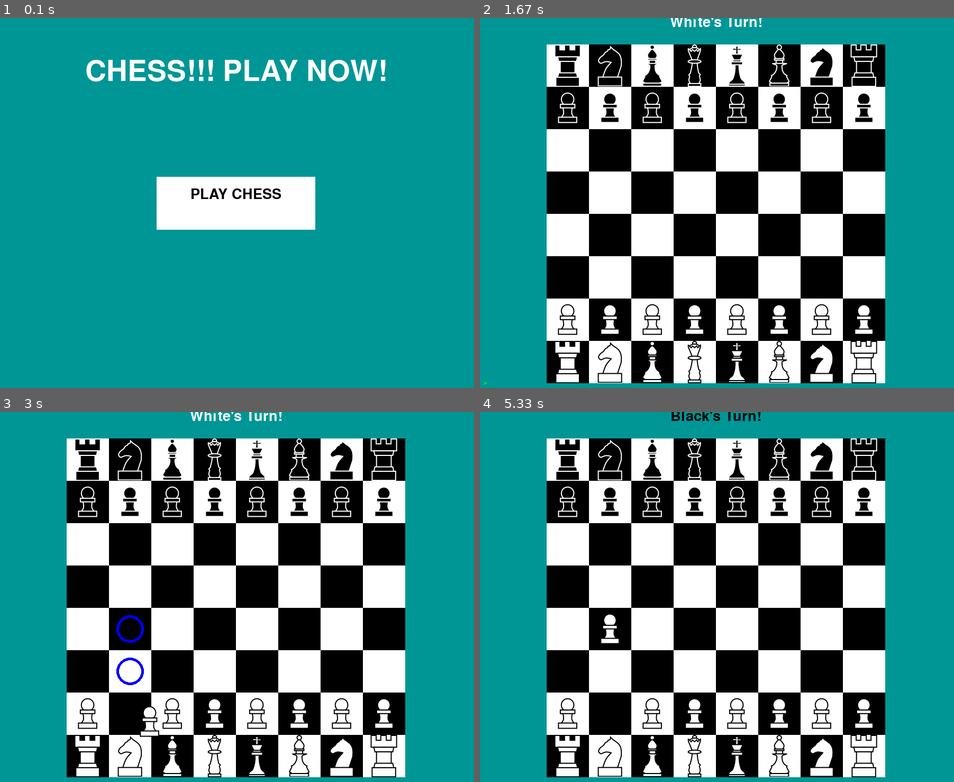
Above: before the commit, frames 1-4 (two rows, left to right).
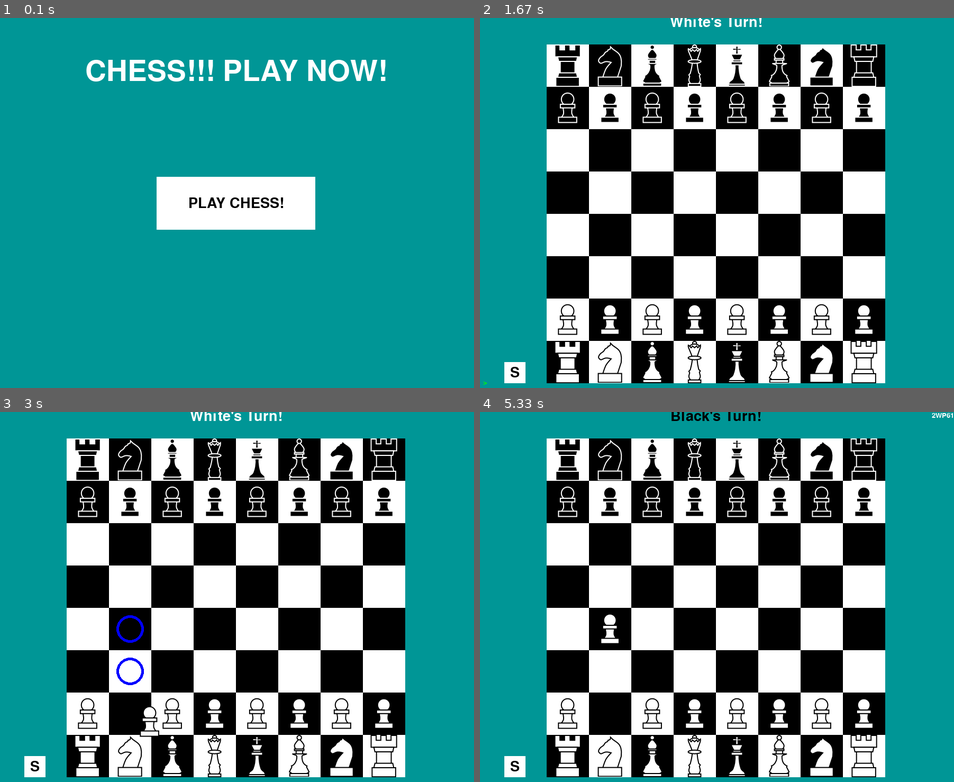
Above: after the commit, the same moments.

Repository: LJPCODESTUDIO/Pygame-Chess
Game: pygame game, started from main.py
Two runs of this game, one before a commit and one after it. Both use one fixed random seed, a clock stepped at 60 frames per second and the inputs below.
Inputs (mouse positions are in pixels of both pictures, inside the frame that each line leads up to):
- Up to frame 1 (0.1 s): no input
- Up to frame 2 (1.67 s): press the mouse at (717, 203) at 0.37 s; move the mouse to (745, 151) at 0.47 s; release the mouse at (773, 103) at 0.6 s; tap / at 0.67 s; hold Backspace 1-1.53 s; press the mouse at (717, 203) at 1.6 s
- Up to frame 3 (3 s): move the mouse to (293, 582) at 1.7 s; release the mouse at (350, 567) at 1.83 s; click (146, 722) at 1.95 s; press the mouse at (146, 722) at 2.27 s; move the mouse to (142, 648) at 2.37 s; release the mouse at (132, 574) at 2.5 s; tap Enter at 2.57 s; press the mouse at (146, 722) at 2.93 s
- Up to frame 4 (5.33 s): move the mouse to (617, 693) at 3.03 s; release the mouse at (603, 667) at 3.17 s; press the mouse at (626, 722) at 3.27 s; move the mouse to (607, 719) at 3.37 s; release the mouse at (589, 719) at 3.5 s; press the mouse at (626, 722) at 3.6 s; move the mouse to (740, 626) at 3.7 s; release the mouse at (849, 534) at 3.83 s; press the mouse at (626, 722) at 3.93 s; move the mouse to (660, 726) at 4.03 s; release the mouse at (693, 733) at 4.17 s; press the mouse at (626, 722) at 4.27 s; move the mouse to (584, 689) at 4.37 s; release the mouse at (541, 656) at 4.5 s; press the mouse at (626, 722) at 4.6 s; move the mouse to (707, 663) at 4.7 s; release the mouse at (783, 608) at 4.83 s; press the mouse at (626, 722) at 4.93 s; move the mouse to (636, 615) at 5.03 s; release the mouse at (645, 508) at 5.17 s; click (598, 645) at 5.28 s

The runs differ from the first frame. In frame 1, 0.5% of the frame differs, in the area x 39-60%, y 46-52%; in frame 2, 0.3%; in frame 3, 0.3%; in frame 4, 0.3%.

Commit message:
did stuff

Diff:
--- a/main.py
+++ b/main.py
@@ -1,6 +1,8 @@
 import pygame as pg
 import math
 import os
+import json
+import datetime
 
 #Init stuffs
 pg.mixer.init()
@@ -87,14 +89,14 @@
 
 #Global Vars
 grid = [
-    ["BR", "BK", "BF", "BQ", "BG", "BF", "BK", "BR"],
-    ["BP", "BP", "BP", "BP", "BP", "BP", "BP", "BP"],
+    ["1BR", "1BK", "1BF", "BQ", "BG", "2BF", "2BK", "2BR"],
+    ["1BP", "2BP", "3BP", "4BP", "5BP", "6BP", "7BP", "8BP"],
     ["", "", "", "", "", "", "", ""],
     ["", "", "", "", "", "", "", ""],
     ["", "", "", "", "", "", "", ""],
     ["", "", "", "", "", "", "", ""],
-    ["WP", "WP", "WP", "WP", "WP", "WP", "WP", "WP"],
-    ["WR", "WK", "WF", "WQ", "WG", "WF", "WK", "WR"],
+    ["1WP", "2WP", "3WP", "4WP", "5WP", "6WP", "7WP", "8WP"],
+    ["1WR", "1WK", "1WF", "WQ", "WG", "2WF", "2WK", "2WR"],
 ]
 old_grid = [
     ["", "", "", "", "", "", "", ""],
@@ -126,6 +128,25 @@
 ]
 
 
+class button():
+    def __init__(self, pos, size, text, colour):
+        self.pos = pos
+        self.size = size
+        self.text = text
+        self.colour = colour
+
+    def draw(self, screen):
+        pg.draw.rect(screen, self.colour, (self.pos[0], self.pos[1], self.size[0], self.size[1]))
+        text = NORMAL_DEFAULT_FONT.render(self.text, 1, BLACK)
+        screen.blit(text, (self.pos[0]+self.size[0]//2-text.get_width()//2, self.pos[1]+self.size[1]//2-text.get_height()//2))
+
+    def click(self, pos):
+        if self.pos[0] <= pos[0] <= self.pos[0] + self.size[0] and self.pos[1] <= pos[1] <= self.pos[1] + self.size[1]:
+            return True
+        else:
+            return False
+
+
 def reload_assets():
     global SOUNDTRACK
     global GAME_END
@@ -173,6 +194,12 @@
     return val
 
 
+def save(board):
+    time_stamp = datetime.datetime.now()
+    with open(os.path.join("Saves/", f"save-{time_stamp}"), "x") as f:
+        json.dumps(board)
+
+
 #Handle the logic
 def get_tile(x, y, offset_x, offset_y):
     global grid_x
@@ -231,14 +258,14 @@
             ]
     elif command == "restart":
         grid = [
-                ["BR", "BK", "BF", "BQ", "BG", "BF", "BK", "BR"],
-                ["BP", "BP", "BP", "BP", "BP", "BP", "BP", "BP"],
-                ["", "", "", "", "", "", "", ""],
-                ["", "", "", "", "", "", "", ""],
-                ["", "", "", "", "", "", "", ""],
-                ["", "", "", "", "", "", "", ""],
-                ["WP", "WP", "WP", "WP", "WP", "WP", "WP", "WP"],
-                ["WR", "WK", "WF", "WQ", "WG", "WF", "WK", "WR"],
+                ["1BR", "1BK", "1BF", "BQ", "BG", "2BF", "2BK", "2BR"],
+                ["1BP", "2BP", "3BP", "4BP", "5BP", "6BP", "7BP", "8BP"],
+                ["", "", "", "", "", "", "", ""],
+                ["", "", "", "", "", "", "", ""],
+                ["", "", "", "", "", "", "", ""],
+                ["", "", "", "", "", "", "", ""],
+                ["1WP", "2WP", "3WP", "4WP", "5WP", "6WP", "7WP", "8WP"],
+                ["1WR", "1WK", "1WF", "WQ", "WG", "2WF", "2WK", "2WR"],
             ]
     elif command == "fill":
         grid = [
@@ -325,7 +352,7 @@
                 continue
             if "B" in grid[possible_y][possible_x] and "B" in grabbed_unit:
                 continue
-            if "G" in grid[possible_y][possible_x]:
+            if "G" in grid[possible_y][possible_x] and "X" not in grid[possible_y][possible_x]:
                 grid[possible_y][possible_x] = grid[possible_y][possible_x] + "X"
 
     if "Q" in grabbed_unit:
@@ -359,11 +386,11 @@
                     continue
 
                 if "W" in grid[possible_y][possible_x]:
-                    if "B" in grabbed_unit and "G" in grid[possible_y][possible_x]:
+                    if "B" in grabbed_unit and "G" in grid[possible_y][possible_x] and "X" not in grid[possible_y][possible_x]:
                         grid[possible_y][possible_x] = grid[possible_y][possible_x] + "X"
                     break
                 elif "B" in grid[possible_y][possible_x]:
-                    if "W" in grabbed_unit and "G" in grid[possible_y][possible_x]:
+                    if "W" in grabbed_unit and "G" in grid[possible_y][possible_x] and "X" not in grid[possible_y][possible_x]:
                         grid[possible_y][possible_x] = grid[possible_y][possible_x] + "X"
                     break
             direction += 1
@@ -391,11 +418,11 @@
                     continue
 
                 if "W" in grid[possible_y][possible_x]:
-                    if "B" in grabbed_unit and "G" in grid[possible_y][possible_x]:
+                    if "B" in grabbed_unit and "G" in grid[possible_y][possible_x] and "X" not in grid[possible_y][possible_x]:
                         grid[possible_y][possible_x] = grid[possible_y][possible_x] + "X"
                     break
                 elif "B" in grid[possible_y][possible_x]:
-                    if "W" in grabbed_unit and "G" in grid[possible_y][possible_x]:
+                    if "W" in grabbed_unit and "G" in grid[possible_y][possible_x] and "X" not in grid[possible_y][possible_x]:
                         grid[possible_y][possible_x] = grid[possible_y][possible_x] + "X"
                     break
             direction += 1
@@ -416,11 +443,11 @@
                     possible_x = clamp(possible_x - 1, 0, 7)
 
                 if "W" in grid[possible_y][possible_x]:
-                    if "B" in grabbed_unit and "G" in grid[possible_y][possible_x]:
+                    if "B" in grabbed_unit and "G" in grid[possible_y][possible_x] and "X" not in grid[possible_y][possible_x]:
                         grid[possible_y][possible_x] = grid[possible_y][possible_x] + "X"
                     break
                 elif "B" in grid[possible_y][possible_x]:
-                    if "W" in grabbed_unit and "G" in grid[possible_y][possible_x]:
+                    if "W" in grabbed_unit and "G" in grid[possible_y][possible_x] and "X" not in grid[possible_y][possible_x]:
                         grid[possible_y][possible_x] = grid[possible_y][possible_x] + "X"
                     break
             direction += 1
@@ -435,10 +462,10 @@
                 continue
             if "B" in grid[possible_y][possible_x] and "B" in grabbed_unit:
                 continue
-            if "G" in grid[possible_y][possible_x]:
+            if "G" in grid[possible_y][possible_x] and "X" not in grid[possible_y][possible_x]:
                 grid[possible_y][possible_x] = grid[possible_y][possible_x] + "X"
 
-    if grabbed_unit == "BP":
+    if "BP" in grabbed_unit:
         possible_x = grabbed_pos[1]
         possible_y = grabbed_pos[0] + BLACK_MOVES["Pawn"][0][0]
         kill_x1 = grabbed_pos[1] + 1
@@ -447,12 +474,12 @@
         if possible_y > 7:
             return
 
-        if kill_x1 <= 7 and "W" in grid[possible_y][kill_x1] and "G" in grid[possible_y][kill_x1]:
+        if kill_x1 <= 7 and "W" in grid[possible_y][kill_x1] and "G" in grid[possible_y][kill_x1] and "X" not in grid[possible_y][kill_x1]:
             grid[possible_y][kill_x1] = grid[possible_y][kill_x1] + "X"
-        if kill_x2 >= 0 and "W" in grid[possible_y][kill_x2] and "G" in grid[possible_y][kill_x2]:
+        if kill_x2 >= 0 and "W" in grid[possible_y][kill_x2] and "G" in grid[possible_y][kill_x2] and "X" not in grid[possible_y][kill_x2]:
             grid[possible_y][kill_x2] = grid[possible_y][kill_x2] + "X"
 
-    if grabbed_unit == "WP":
+    if "WP" in grabbed_unit:
         possible_x = grabbed_pos[1]
         possible_y = grabbed_pos[0] + WHITE_MOVES["Pawn"][0][0]
         kill_x1 = grabbed_pos[1] + 1
@@ -461,9 +488,9 @@
         if possible_y < 0:
             return
 
-        if kill_x1 <= 7 and "B" in grid[possible_y][kill_x1] and "G" in grid[possible_y][kill_x1]:
+        if kill_x1 <= 7 and "B" in grid[possible_y][kill_x1] and "G" in grid[possible_y][kill_x1] and "X" not in grid[possible_y][kill_x1]:
             grid[possible_y][kill_x1] = grid[possible_y][kill_x1] + "X"
-        if kill_x2 >= 0 and "B" in grid[possible_y][kill_x2] and "G" in grid[possible_y][kill_x2]:
+        if kill_x2 >= 0 and "B" in grid[possible_y][kill_x2] and "G" in grid[possible_y][kill_x2] and "X" not in grid[possible_y][kill_x2]:
             grid[possible_y][kill_x2] = grid[possible_y][kill_x2] + "X"
 
 
@@ -603,7 +630,7 @@
                 continue
             grid[possible_y][possible_x] = grid[possible_y][possible_x] + "O"
 
-    if grabbed_unit == "BP":
+    if "BP" in grabbed_unit:
         possible_x = grabbed_pos[1]
         possible_y = grabbed_pos[0] + BLACK_MOVES["Pawn"][0][0]
         kill_x1 = grabbed_pos[1] + 1
@@ -622,7 +649,7 @@
         if kill_x2 >= 0 and "W" in grid[possible_y][kill_x2]:
             grid[possible_y][kill_x2] = grid[possible_y][kill_x2] + "O"
 
-    if grabbed_unit == "WP":
+    if "WP" in grabbed_unit:
         possible_x = grabbed_pos[1]
         possible_y = grabbed_pos[0] + WHITE_MOVES["Pawn"][0][0]
         kill_x1 = grabbed_pos[1] + 1
@@ -660,6 +687,7 @@
         SCREEN.blit(draw_debug, (0, y))
         y += 20
 
+
 def draw_debug_message():
     y = HEIGHT - 40
     for i in debug_message:
@@ -675,7 +703,7 @@
     SCREEN.blit(text, (10, HEIGHT - text.get_height() - 5))
 
 
-def draw_screen(grid_size, cell_size, grabbed_unit, turn, check, board_set, move_y):
+def draw_screen(grid_size, cell_size, grabbed_unit, turn, check, board, move_y, save_button):
     bg = pg.Rect(0, move_y, WIDTH, HEIGHT)
     pg.draw.rect(SCREEN, (0, 150, 150), bg)
     draw_board(OFFSET_X, OFFSET_Y, grid_size, cell_size, move_y)
@@ -699,36 +727,53 @@
 
     if grabbed_unit != "":
         mouse_pos = pg.mouse.get_pos()
-        if grabbed_unit == "BP":
+        if "BP" in grabbed_unit:
             SCREEN.blit(BLACK_PAWN, (mouse_pos[0]-(BLACK_PAWN.get_width()//2), mouse_pos[1]-(BLACK_PAWN.get_height()//2) + move_y))
-        elif grabbed_unit == "BK":
+        if "BK" in grabbed_unit:
             SCREEN.blit(BLACK_KNIGHT_IMAGE, (mouse_pos[0]-(BLACK_KNIGHT_IMAGE.get_width()//2), mouse_pos[1]-(BLACK_KNIGHT_IMAGE.get_height()//2) + move_y))
-        elif grabbed_unit == "BR":
+        if "BR" in grabbed_unit:
             SCREEN.blit(BLACK_ROOK_IMAGE, (mouse_pos[0]-(BLACK_ROOK_IMAGE.get_width()//2), mouse_pos[1]-(BLACK_ROOK_IMAGE.get_height()//2) + move_y))
-        elif grabbed_unit == "BF":
+        if "BF" in grabbed_unit:
             SCREEN.blit(BLACK_BISHOP_IMAGE, (mouse_pos[0]-(BLACK_BISHOP_IMAGE.get_width()//2), mouse_pos[1]-(BLACK_BISHOP_IMAGE.get_height()//2) + move_y))
-        elif grabbed_unit == "BQ":
+        if "BQ" in grabbed_unit:
             SCREEN.blit(BLACK_QUEEN_IMAGE, (mouse_pos[0]-(BLACK_QUEEN_IMAGE.get_width()//2), mouse_pos[1]-(BLACK_QUEEN_IMAGE.get_height()//2) + move_y))
-        elif grabbed_unit == "BG":
+        if "BG" in grabbed_unit:
             SCREEN.blit(BLACK_KING_IMAGE, (mouse_pos[0]-(BLACK_KING_IMAGE.get_width()//2), mouse_pos[1]-(BLACK_KING_IMAGE.get_height()//2) + move_y))
-        elif grabbed_unit == "WP":
+        if "WP" in grabbed_unit:
             SCREEN.blit(WHITE_PAWN, (mouse_pos[0]-(WHITE_PAWN.get_width()//2), mouse_pos[1]-(WHITE_PAWN.get_height()//2) + move_y))
-        elif grabbed_unit == "WK":
+        if "WK" in grabbed_unit:
             SCREEN.blit(WHITE_KNIGHT_IMAGE, (mouse_pos[0]-(WHITE_KNIGHT_IMAGE.get_width()//2), mouse_pos[1]-(WHITE_KNIGHT_IMAGE.get_height()//2) + move_y))
-        elif grabbed_unit == "WR":
+        if "WR" in grabbed_unit:
             SCREEN.blit(WHITE_ROOK_IMAGE, (mouse_pos[0]-(WHITE_ROOK_IMAGE.get_width()//2), mouse_pos[1]-(WHITE_ROOK_IMAGE.get_height()//2) + move_y))
-        elif grabbed_unit == "WF":
+        if "WF" in grabbed_unit:
             SCREEN.blit(WHITE_BISHOP_IMAGE, (mouse_pos[0]-(WHITE_BISHOP_IMAGE.get_width()//2), mouse_pos[1]-(WHITE_BISHOP_IMAGE.get_height()//2) + move_y))
-        elif grabbed_unit == "WQ":
+        if "WQ" in grabbed_unit:
             SCREEN.blit(WHITE_QUEEN_IMAGE, (mouse_pos[0]-(WHITE_QUEEN_IMAGE.get_width()//2), mouse_pos[1]-(WHITE_QUEEN_IMAGE.get_height()//2) + move_y))
-        elif grabbed_unit == "WG":
+        if "WG" in grabbed_unit:
             SCREEN.blit(WHITE_KING_IMAGE, (mouse_pos[0]-(WHITE_KING_IMAGE.get_width()//2), mouse_pos[1]-(WHITE_KING_IMAGE.get_height()//2) + move_y))
+
+    draw_moves(board)
+    save_button.draw(SCREEN)
 
     if show_debug:
         draw_debug()
     draw_debug_message()
     draw_console()
     pg.display.update()
+
+
+def draw_moves(board):
+    y = -20
+    for i in board:
+        y += 20
+    for move in board:
+        if "B" in move:
+            colour = BLACK
+        else:
+            colour = WHITE
+        draw_move = SMALL_DEFAULT_FONT.render(str(move), 1, colour)
+        SCREEN.blit(draw_move, (WIDTH-draw_move.get_width(), y))
+        y -= 20
 
 
 def draw_board(offset_x, offset_y, grid_size, cell_size, m_y):
@@ -796,9 +841,9 @@
     SCREEN.fill((0, 150, 150))
     title_text = BIG_DEFAULT_FONT.render("CHESS!!! PLAY NOW!", 1, WHITE)
     SCREEN.blit(title_text, ((WIDTH//2 - title_text.get_width()//2, 75)))
-    pg.draw.rect(SCREEN, WHITE, play_button)
-    play_text = NORMAL_DEFAULT_FONT.render("PLAY CHESS", 1, BLACK)
-    SCREEN.blit(play_text, (WIDTH//2 - play_text.get_width()//2, play_button.y + 20))
+    play_button.draw(SCREEN)
+    #play_text = NORMAL_DEFAULT_FONT.render("PLAY CHESS", 1, BLACK)
+    #SCREEN.blit(play_text, (WIDTH//2 - play_text.get_width()//2, play_button.y + 20))
     if show_debug:
         draw_debug()
     draw_debug_message()
@@ -812,9 +857,8 @@
 
     title_text = BIG_DEFAULT_FONT.render(f"{winner} won! Replay?", 1, WHITE)
     SCREEN.blit(title_text, ((WIDTH//2 - title_text.get_width()//2, 75 + move_y)))
-    pg.draw.rect(SCREEN, WHITE, retry_button)
-    play_text = NORMAL_DEFAULT_FONT.render("PLAY CHESS", 1, BLACK)
-    SCREEN.blit(play_text, (WIDTH//2 - play_text.get_width()//2, retry_button.y + 20))
+    retry_button.draw(SCREEN)
+    #SCREEN.blit(play_text, (WIDTH//2 - play_text.get_width()//2, retry_button.y + 20))
 
     if show_debug:
         draw_debug()
@@ -829,7 +873,7 @@
     global grid
     SOUNDTRACK.stop()
     move_y = HEIGHT * -1
-    retry_button_bounds = [(WIDTH//2 - 150, WIDTH//2 - 150 + 300), (300, 400)]
+    retry_button = button((WIDTH//2-150, HEIGHT//2-50), (300, 100), "Replay?", WHITE)
 
     button_set = False
     clock = pg.time.Clock()
@@ -849,18 +893,18 @@
             if event.type == pg.MOUSEBUTTONDOWN:
                 mouse = pg.mouse.get_pressed()
                 mouse_pos = pg.mouse.get_pos()
-                if mouse[0] and ((mouse_pos[0] >=retry_button_bounds[0][0] and mouse_pos[0] <=retry_button_bounds[0][1]) and (mouse_pos[1] >=retry_button_bounds[1][0] and mouse_pos[1] <=retry_button_bounds[1][1])):
+                if mouse[0] and retry_button.click(mouse_pos):
                     if button_set:
                         run = False
                         grid = [
-                            ["BR", "BK", "BF", "BQ", "BG", "BF", "BK", "BR"],
-                            ["BP", "BP", "BP", "BP", "BP", "BP", "BP", "BP"],
+                            ["1BR", "1BK", "1BF", "BQ", "BG", "2BF", "2BK", "2BR"],
+                            ["1BP", "2BP", "3BP", "4BP", "5BP", "6BP", "7BP", "8BP"],
                             ["", "", "", "", "", "", "", ""],
                             ["", "", "", "", "", "", "", ""],
                             ["", "", "", "", "", "", "", ""],
                             ["", "", "", "", "", "", "", ""],
-                            ["WP", "WP", "WP", "WP", "WP", "WP", "WP", "WP"],
-                            ["WR", "WK", "WF", "WQ", "WG", "WF", "WK", "WR"],
+                            ["1WP", "2WP", "3WP", "4WP", "5WP", "6WP", "7WP", "8WP"],
+                            ["1WR", "1WK", "1WF", "WQ", "WG", "2WF", "2WK", "2WR"],
                         ]
                         break
 
@@ -886,10 +930,9 @@
 
         if move_y < 0:
             move_y = clamp(move_y + 10, HEIGHT * -1, 0)
+            retry_button.pos = (WIDTH//2-150, HEIGHT//2-50+move_y)
         else:
             button_set = True
-
-        retry_button = pg.Rect(WIDTH//2 - 150, 300 + move_y, 300, 100)
 
         if show_debug:
             handle_debugs("O")
@@ -904,6 +947,7 @@
     global HEIGHT
 
     pg.time.set_timer(REPEAT_SOUND, int(SOUNDTRACK.get_length() * 1000))
+    play_button = button((WIDTH//2-150, HEIGHT//2-50), (300, 100), "PLAY CHESS!", WHITE)
 
     clock = pg.time.Clock()
     run = True
@@ -913,8 +957,6 @@
     SOUNDTRACK.play()
     while run:
         WIDTH, HEIGHT = SCREEN.get_size()
-        play_button = pg.Rect(WIDTH//2 - 150, 300, 300, 100)
-        play_bounds = [(WIDTH//2 - 150, WIDTH//2 - 150 + 300), (300, 400)]
         clock.tick(FPS)
         for event in pg.event.get():
             if event.type == pg.QUIT:
@@ -927,7 +969,7 @@
             if event.type == pg.MOUSEBUTTONDOWN:
                 mouse = pg.mouse.get_pressed()
                 mouse_pos = pg.mouse.get_pos()
-                if mouse[0] and ((mouse_pos[0] >=play_bounds[0][0] and mouse_pos[0] <=play_bounds[0][1]) and (mouse_pos[1] >=play_bounds[1][0] and mouse_pos[1] <=play_bounds[1][1])):
+                if mouse[0] and play_button.click(mouse_pos):
                     run = False
                     break
 
@@ -967,6 +1009,7 @@
     GAME_END.stop()
     pg.time.set_timer(REPEAT_SOUND, int(SOUNDTRACK.get_length() * 1000))
     clock = pg.time.Clock()
+    save_button = button((50, HEIGHT-50), (40, 40), "S", WHITE)
     move_y = HEIGHT * -1
     board_set = False
     run = True
@@ -974,6 +1017,8 @@
     winner = "Jester"
     console = False
     check = ["", ""]
+    queen_count = [0, 0]
+    board = []
     global console_text
     global command
     global grid
@@ -1010,8 +1055,8 @@
 
                 if event.type == pg.MOUSEBUTTONDOWN:
                     mouse = pg.mouse.get_pressed()
+                    mouse_pos = pg.mouse.get_pos()
                     if mouse[0]:
-                        mouse_pos = pg.mouse.get_pos()
                         get_tile(mouse_pos[0], mouse_pos[1], OFFSET_X, OFFSET_Y)
                         if grabbed == "":
                             if not turn[:1] in grid[grid_y][grid_x]:
@@ -1024,11 +1069,14 @@
                             grid[grid_y][grid_x] = ""
                         else:
                             if "O" in grid[grid_y][grid_x]:
+                                board.append(grabbed+str(grabbed_pos[0])+str(grabbed_pos[1]))
                                 remove_pos(grabbed, grabbed_pos)
                                 if "WP" in grabbed and grid_y == 0:
-                                    grabbed = "WQ"
+                                    queen_count[0] += 1
+                                    grabbed = f"WQ{queen_count[0]}"
                                 if "BP" in grabbed and grid_y == 7:
-                                    grabbed = "BQ"
+                                    queen_count[1] += 1
+                                    grabbed = f"BQ{queen_count[1]}"
                                 if "G" in grid[grid_y][grid_x]:
                                     if "W" in grid[grid_y][grid_x]:
                                         winner = "Black"
@@ -1050,6 +1098,9 @@
                                 check_check()
                                 grabbed = ""
 
+                        if mouse[0] and save_button.click(mouse_pos):
+                            save(board)
+
             if event.type == pg.KEYDOWN:
                 if console:
                     if event.key == pg.K_BACKSPACE:
@@ -1083,7 +1134,7 @@
                 debug_message.pop(debug-1)
                 debug_time.pop(debug-1)
 
-        draw_screen(GRID_SIZE, CELL_SIZE, grabbed, turn, check, board_set, move_y)
+        draw_screen(GRID_SIZE, CELL_SIZE, grabbed, turn, check, board, move_y, save_button)
 
     pg.time.wait(500)
     retry_screen(winner)
